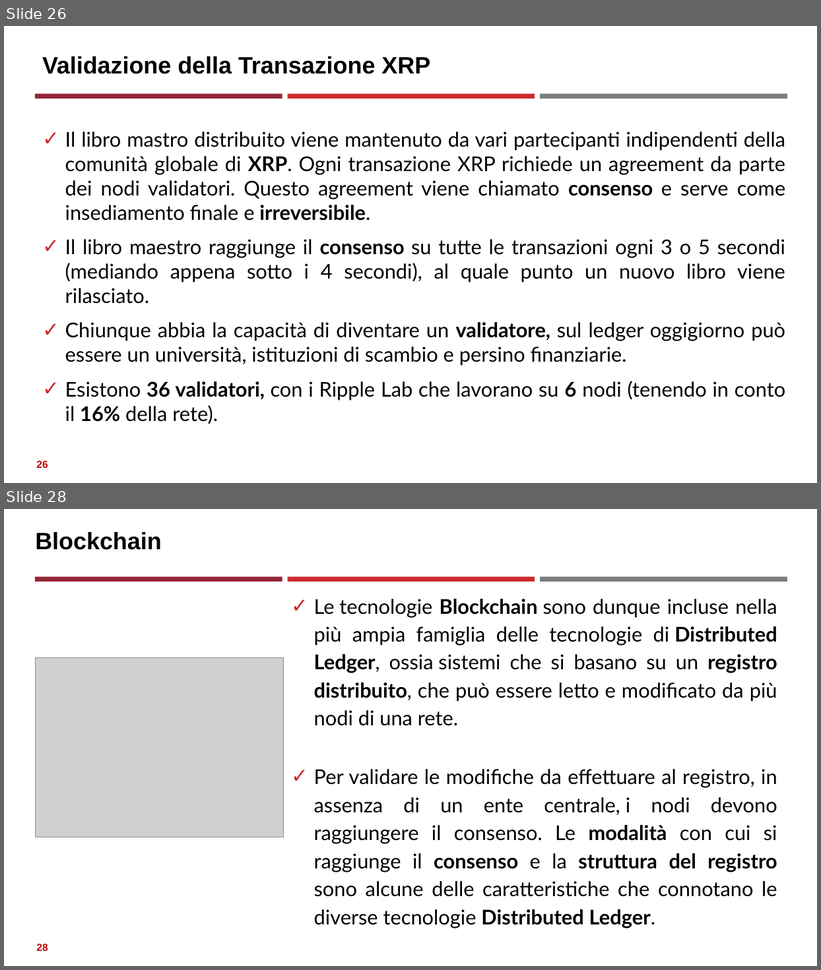
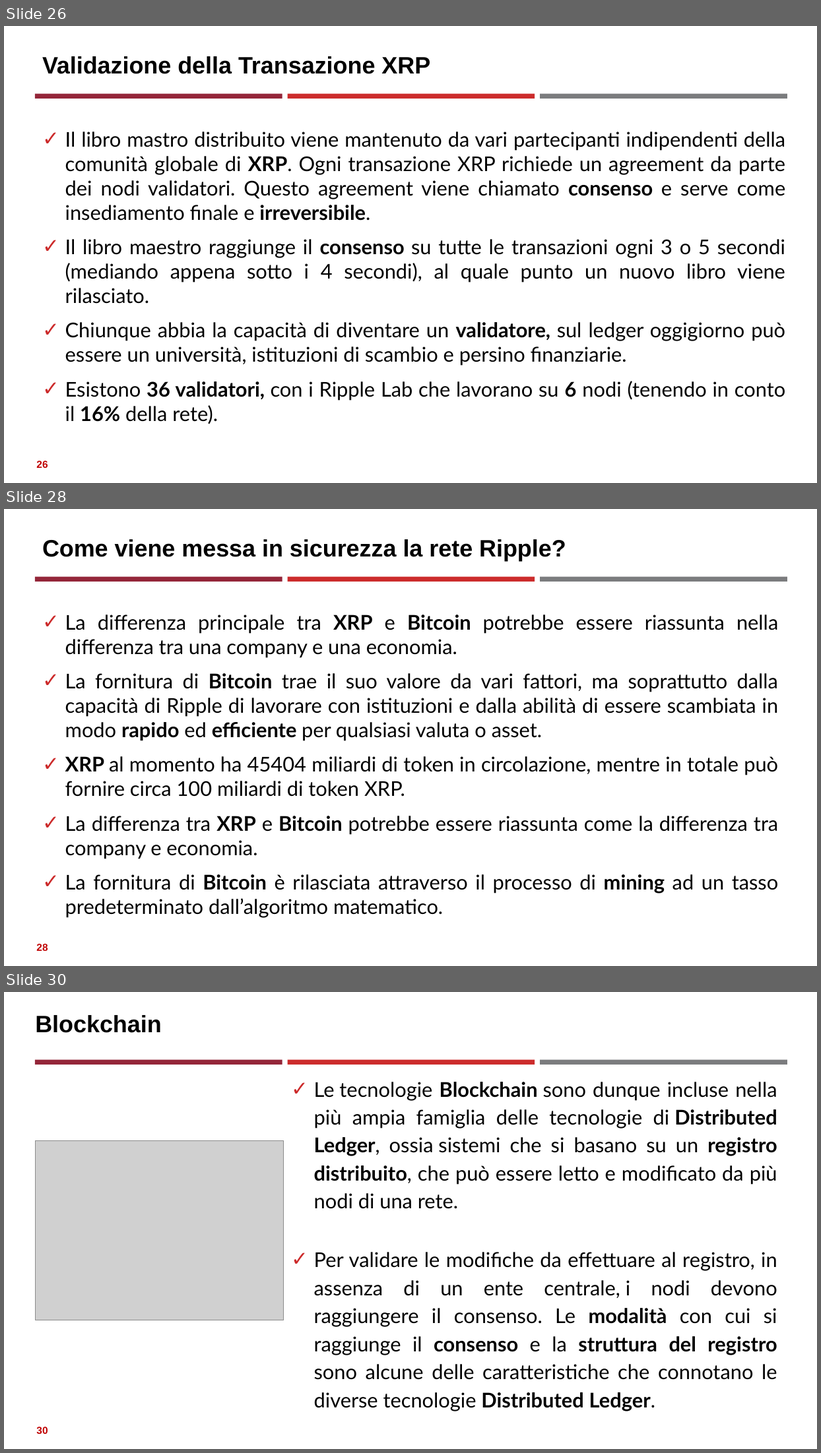
Before and after one commit to neural1977/data_science_interview_material, a slide deck: Assicurazioni/Distributed Ledger Technology_ita.pptx. Shown one above the other, each under a label of ours: slides 26 and 28 before the commit, slides 26, 28 and 30 after it; the slides between them are not shown. The pictures are 821x970 and 821x1453 pixels, drawn with LibreOffice and Linux fonts; fonts in the diff are those of the drawing; grey boxes stand for pictures. Boxes give left, top, right and bottom in pixels: in the first picture for what was removed or moved away, otherwise in the second. Text is boxed around its words. In the diff, an @@ line names an element or a change of style, - is before the commit and + after.

```diff
--- a/Assicurazioni/Distributed Ledger Technology_ita.pptx
+++ b/Assicurazioni/Distributed Ledger Technology_ita.pptx
@@ slide 28 added at (4, 509, 817, 966), background #FFFFFF; not listed: 3 template elements that a slide beside it also shows @@
@@ title added at (42, 539, 566, 561), 28 pt, text #000000, bold @@
+Come viene messa in sicurezza la rete Ripple?
@@ text added at (65, 615, 779, 894), 24 pt, text #000000 @@
+✓ La differenza principale tra XRP e Bitcoin potrebbe essere riassunta nella differenza tra una company e una economia.
+✓ La fornitura di Bitcoin trae il suo valore da vari fattori, ma soprattutto dalla capacità di Ripple di lavorare con istituzioni e dalla abilità di essere scambiata in modo rapido ed efficiente per qualsiasi valuta o asset.
+✓ XRP al momento ha 45404 miliardi di token in circolazione, mentre in totale può fornire circa 100 miliardi di token XRP.
+✓ La differenza tra XRP e Bitcoin potrebbe essere riassunta come la differenza tra company e economia.
+✓ La fornitura di Bitcoin è rilasciata attraverso il processo di mining ad un tasso predeterminato dall’algoritmo matematico.
@@ page number added at (36, 944, 48, 951), 12 pt, text #C00000, bold @@
+28
@@ what was slide 28 is now slide 30 @@
@@ page number at (36, 1427, 48, 1434): text changed @@
-28
+30
```
Also in this commit, not shown: 2 slides changed, 1 other slide added, 4 other files.
